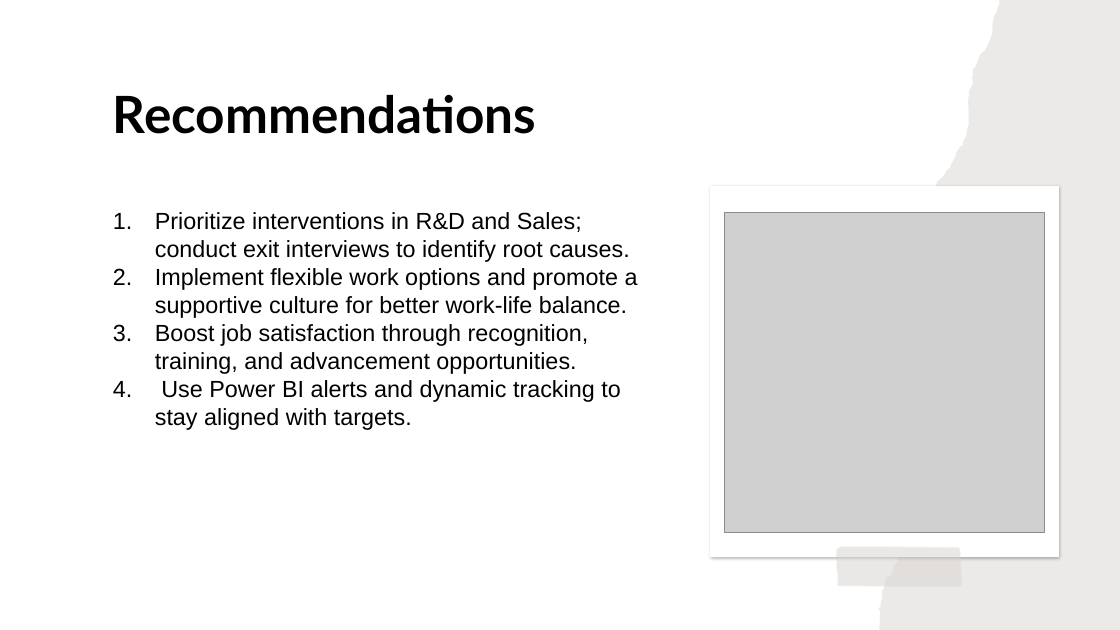
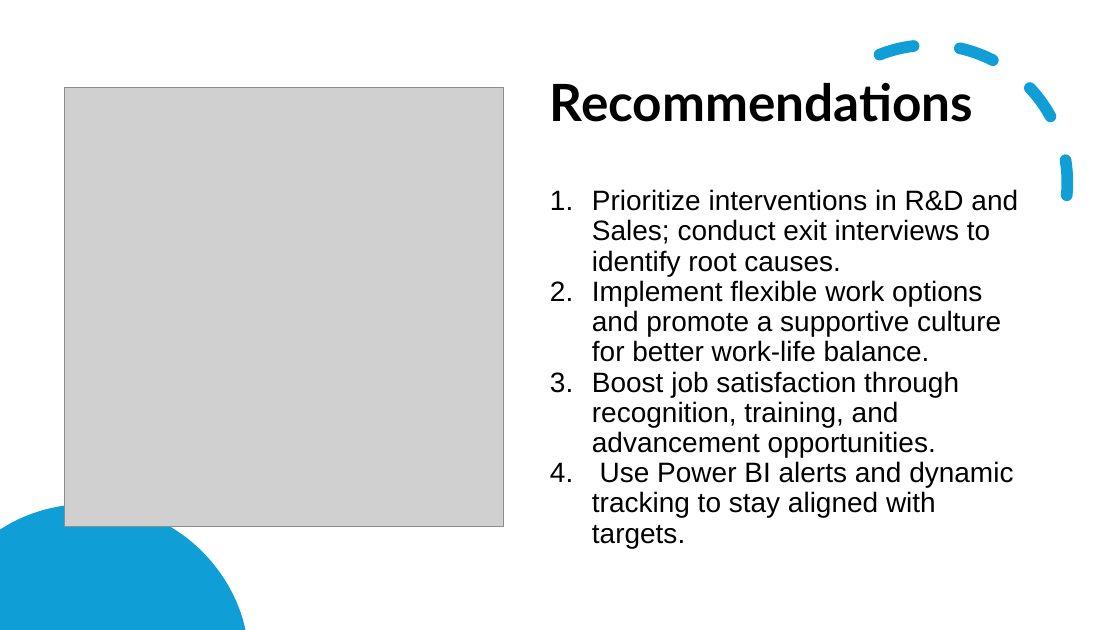
Before and after one commit to Waleed2025xp/Group4_final-project, a slide deck: slide 24 of project_Group4/Hr project_Group 4.pptx (slide 23 before the commit). Drawn at 1120x630 pixels with LibreOffice and Linux fonts; fonts in the diff are those of the drawing; grey boxes stand for pictures. Boxes give left, top, right and bottom in pixels: in the first picture for what was removed or moved away, otherwise in the second. Text is boxed around its words. In the diff, an @@ line names an element or a change of style, - is before the commit and + after.

```diff
--- a/project_Group4/Hr project_Group 4.pptx
+++ b/project_Group4/Hr project_Group 4.pptx
@@ arc (boxed as its full ellipse) added at box(749, 1, 1112, 364), outline #0F9ED5 10 pt dashed @@
@@ freeform shape removed at box(878, 0, 1120, 630) @@
@@ title "Recommendations": place and size @@
-title "Recommendations" at box(113, 95, 536, 134)
+title "Recommendations" at box(550, 83, 973, 122)
@@ picture: place and size @@
-picture at box(725, 212, 1045, 532)
+picture at box(65, 87, 503, 526)
@@ text "Prioritize interventions in R&D and ...": place and size @@
-text "Prioritize interventions in R&D and ..." at box(155, 212, 638, 430)
+text "Prioritize interventions in R&D and ..." at box(592, 189, 1018, 548)
@@ text "Prioritize interventions in R&D and ..." at box(592, 189, 1018, 548): size 20 to 24 pt; line spacing 1 to 0.9 @@
@@ freeform shape removed at box(710, 186, 1059, 557) @@
@@ freeform shape added at box(0, 504, 245, 630), fill #0F9ED5 @@
@@ freeform shape removed at box(836, 547, 962, 586) @@
```
Also in this commit, not shown: 10 other slides changed, 2 slides added, 1 slide removed, 1 other file.
